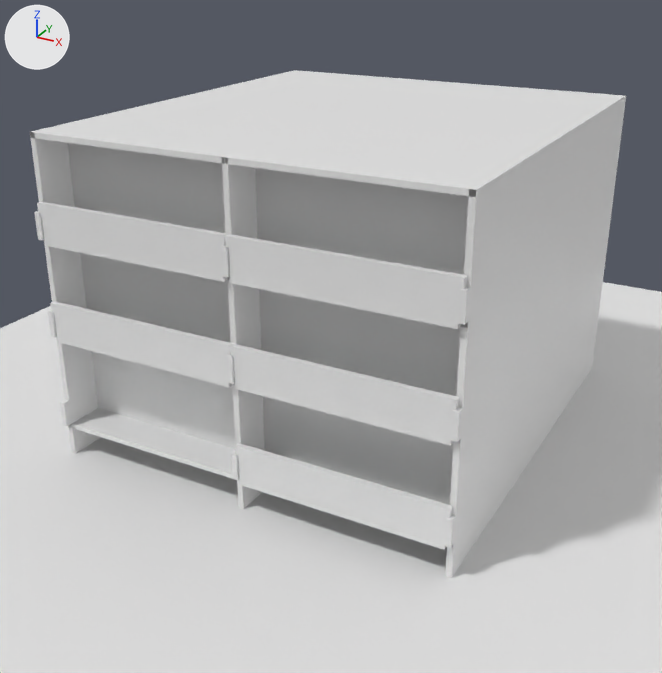
A saved change to the Blender file wbs70/wbs70-3r.blend.
The view is the same before and after, from a camera (50 mm lens) standing at (12.0, -24.0, 14.0) and looking at (-0.3, -1.6, 2.8). Arrows for +X, +Y and +Z are at upper left; the lights stay in place.

The scene before the commit, as lines of its bpy script (objects in view):
```python
me_cube = bpy.data.meshes.new('Cube')
me_cube.from_pydata(...)  # 20 vertices, 18 faces; spans x -2.95..2.95, y -1.25..-1.1, z -0.16..1.0
me_cube.materials.append(mat_material)  # white #e7e7e7
me_würfel = bpy.data.meshes.new('Würfel')
me_würfel.from_pydata(...)  # 16 vertices, 14 faces; spans x -0.08..0.08, y -1.3..0.0, z 0.0..2.8
me_würfel_002 = bpy.data.meshes.new('Würfel.002')
me_würfel_002.from_pydata(...)  # a box spanning x -6.0..6.0, y -6.0..6.0, z 0.0..2.8
ob_3r_geschoss = bpy.data.objects.new('3r-geschoss', me_würfel_002)
ob_3r_geschoss.location = (0.0, 0.0, 1.0)
_m = ob_3r_geschoss.modifiers.new('Array', 'ARRAY')
_m.count = 3
_m.use_constant_offset = True
_m.constant_offset_displace = (0.0, 0.0, 2.8)
_m.use_relative_offset = False
ob_balkonbruestung_001 = bpy.data.objects.new('balkonbruestung.001', me_cube)
ob_balkonbruestung_001.location = (2.96, -6.0, 1.0)
ob_balkonschaft = bpy.data.objects.new('balkonschaft', me_würfel)
ob_balkonschaft.location = (-5.92, -6.0, -1.8)
_m = ob_balkonschaft.modifiers.new('Array', 'ARRAY')
_m.count = 3
_m.use_constant_offset = True
_m.constant_offset_displace = (5.92, 0.0, 0.0)
_m.use_relative_offset = False
_m = ob_balkonschaft.modifiers.new('Array.001', 'ARRAY')
_m.count = 4
_m.use_constant_offset = True
_m.constant_offset_displace = (0.0, 0.0, 2.8)
_m.use_relative_offset = False
# also in view: '3r-keller' at (0.0, 0.0, -0.4); 'balkonbruestung' at (0.0, -7.2, 5.6); 'balkonboden' at (0.0, -6.6, 5.1); 'boden-null' at (0.0, 0.0, 0.0)
```
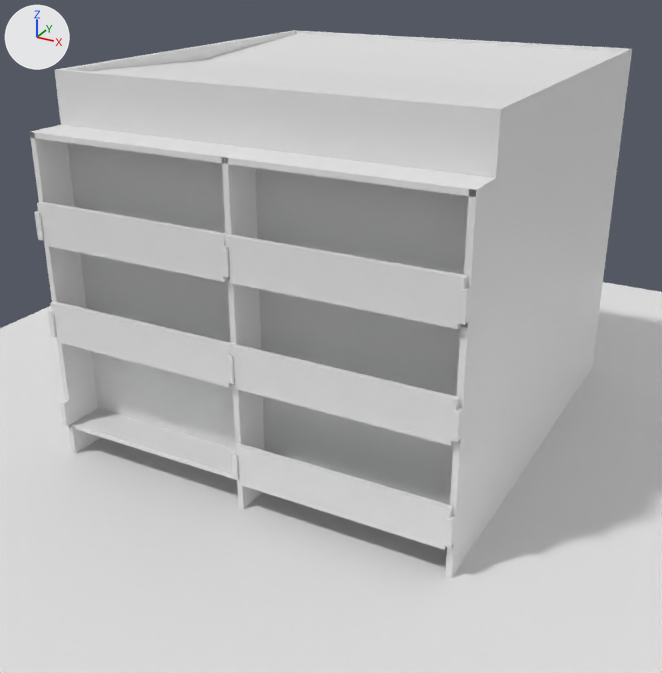
Location of each change, [x1, y1, x2, y2] in pixels of the pictures (662 x 673 px):
'3r-dach', added: after [55, 30, 632, 178]

Diff of the bpy script that builds the scene:
```diff
--- a/wbs70/wbs70-3r.blend.py
+++ b/wbs70/wbs70-3r.blend.py
@@ me_würfel_004 @@
+me_würfel_004.from_pydata([(-6.0, -6.0, 0.0), (-5.8, -5.8, 1.4), (-6.0, 6.0, 0.0), (-5.8, 5.8, 1.4), (6.0, -6.0, 0.0), (5.8, -5.8, 1.4), (6.0, 6.0, 0.0), (5.8, 5.8, 1.4), (-6.0, -6.0, 1.4), (-6.0, 6.0, 1.4), (6.0, 6.0, 1.4), (6.0, -6.0, 1.4), (-5.8, -5.8, 0.9), (-5.8, 5.8, 0.9), (5.8, 5.8, 0.9), (5.8, -5.8, 0.9), (-5.8, 0.0, 1.0), (5.8, 0.0, 1.0), (-5.8, -5.8, 1.3), (-5.8, 5.8, 1.3), (5.8, 5.8, 1.3), (5.8, -5.8, 1.3)], [], [(0, 8, 9, 2), (2, 9, 10, 6), (6, 10, 11, 4), (4, 11, 8, 0), (1, 5, 15, 12), (1, 3, 9, 8), (3, 7, 10, 9), (7, 5, 11, 10), (5, 1, 8, 11), (7, 3, 13, 14), (5, 7, 14, 15), (3, 1, 12, 13), (18, 21, 17, 16), (20, 19, 16, 17)])
@@ ob_3r_dach @@
+ob_3r_dach = bpy.data.objects.new('3r-dach', me_würfel_004)
+ob_3r_dach.location = (0.0, 0.0, 9.4)
```
